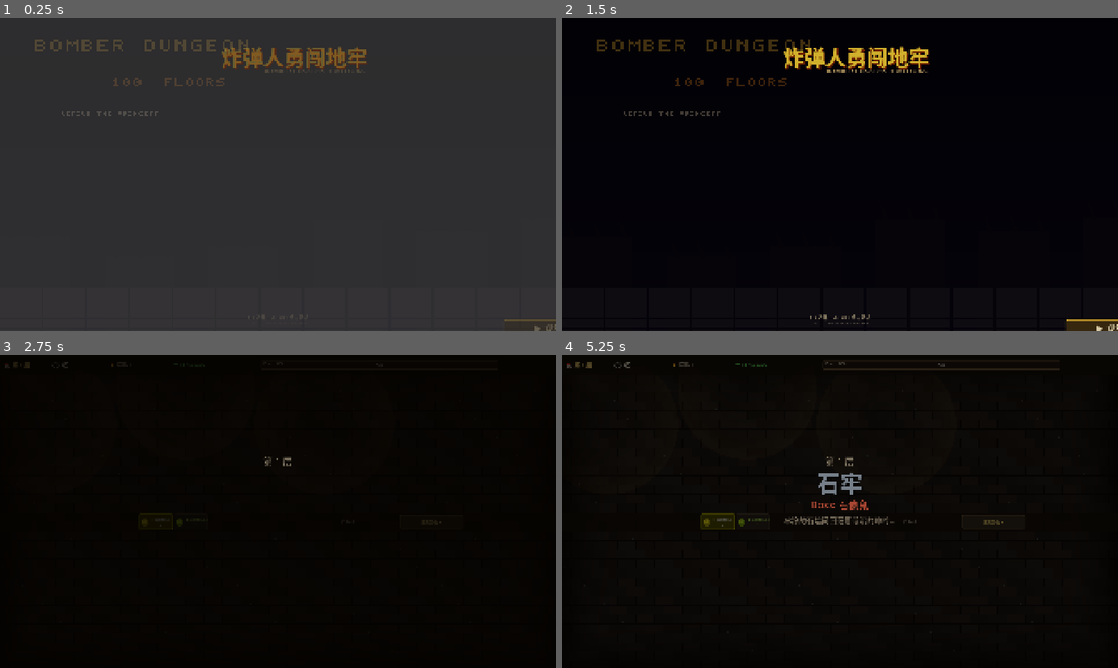
Above: before the commit, frames 1-4 (two rows, left to right).
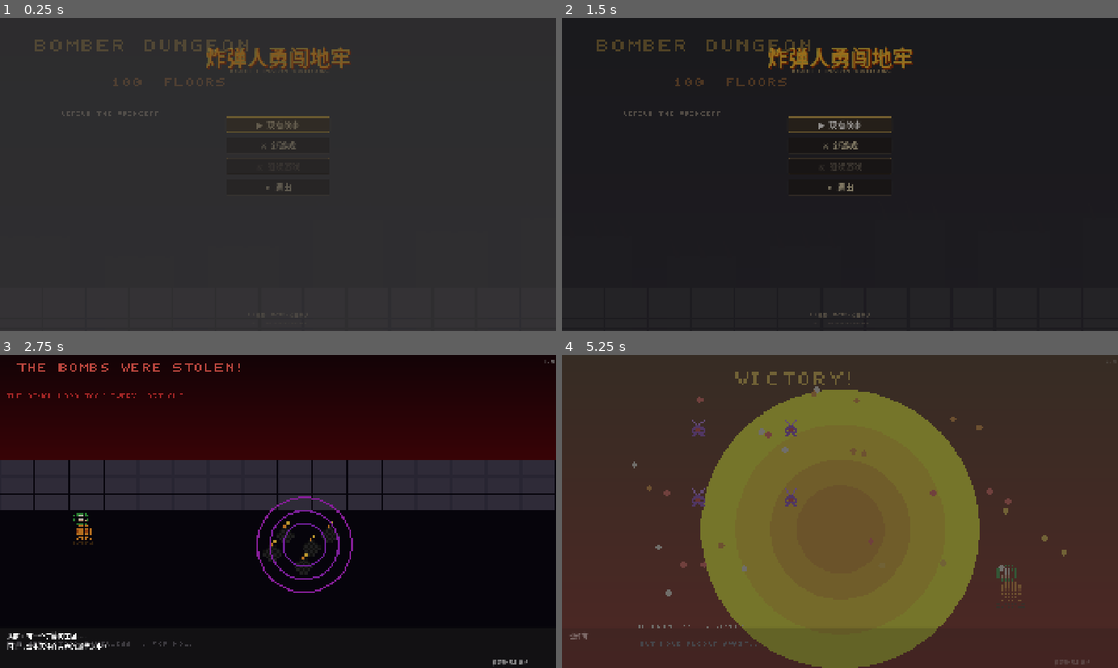
Above: after the commit, the same moments.

Repository: w835041951-dotcom/AGame
Game: Godot game, scene res://scenes/ui/TitleScreen.tscn
Two runs of this game, one before a commit and one after it. Both use one fixed random seed, a clock stepped at 60 frames per second and the inputs below.
Inputs (mouse positions are in pixels of both pictures, inside the frame that each line leads up to):
- Up to frame 1 (0.25 s): no input
- Up to frame 2 (1.5 s): tap Enter at 0.5, 0.6 s; move the mouse to (962, 158) at 0.52 s; hold Up 0.53-1.25 s; click (962, 158) at 0.67 s; tap Space at 0.77 s; click (840, 124) at 1.25 s, where only the run after the commit has a clickable "▶ 观看故事"
- Up to frame 3 (2.75 s): move the mouse to (166, 527) at 2.02 s; hold Down from 2.03 s (still down); tap Keypad Enter at 2.1 s; tap Space at 2.27 s
- Up to frame 4 (5.25 s): move the mouse to (895, 442) at 2.77 s; release Down at 2.78 s; hold Up 2.78-3.5 s; tap Enter at 2.85, 5.1 s; click (717, 520) at 3.5 s, where only the run before the commit has a clickable "↔ 横穿透 Lv.1 [2]"; move the mouse to (812, 574) at 4.27 s; hold Up 4.28-5.03 s; tap Keypad Enter at 4.35 s; click (812, 574) at 4.42 s; tap Space at 4.52 s; move the mouse to (1006, 558) at 5.02 s; hold Down from 5.03 s (still down)

The runs differ from the first frame. In frame 1, 1.8% of the frame differs, in the area x 37-100%, y 9-100%; in frame 2, 42%; in frame 3, 39%; in frame 4, 100%, in the area x 0-100%, y 0-100%.

Commit message:
Fix title screen UI misalignment
All UI elements were mixing set_anchors_preset() with manual position assignment.
PRESET_CENTER/TOP_WIDE/BOTTOM_WIDE shift the anchor point, so subsequent
position values become relative offsets instead of absolute screen coords,
causing layout drift at non-default resolutions.

Fix: use PRESET_TOP_LEFT (anchor at 0,0) + explicit absolute coordinates
for all labels and the menu VBoxContainer.

Co-Authored-By: Claude Sonnet 4.6 <noreply@anthropic.com>

Diff:
--- a/scripts/ui/TitleScreen.gd
+++ b/scripts/ui/TitleScreen.gd
@@ -55,9 +55,9 @@
 	var title_lbl = Label.new()
 	title_lbl.text = "炸弹人勇闯地牢"
 	title_lbl.horizontal_alignment = HORIZONTAL_ALIGNMENT_CENTER
-	title_lbl.set_anchors_preset(Control.PRESET_TOP_WIDE)
-	title_lbl.position.y = 80
-	title_lbl.size.y = 120
+	title_lbl.set_anchors_preset(Control.PRESET_TOP_LEFT)
+	title_lbl.position = Vector2(0, 80)
+	title_lbl.size = Vector2(1920, 120)
 	title_lbl.add_theme_font_size_override("font_size", 72)
 	title_lbl.add_theme_color_override("font_color", Color(0.95, 0.80, 0.20))
 	title_lbl.add_theme_color_override("font_shadow_color", Color(0.5, 0.15, 0.0, 0.9))
@@ -68,17 +68,17 @@
 	var sub_lbl = Label.new()
 	sub_lbl.text = "BOMBER DUNGEON  100 FLOORS"
 	sub_lbl.horizontal_alignment = HORIZONTAL_ALIGNMENT_CENTER
-	sub_lbl.set_anchors_preset(Control.PRESET_TOP_WIDE)
-	sub_lbl.position.y = 168
-	sub_lbl.size.y = 40
+	sub_lbl.set_anchors_preset(Control.PRESET_TOP_LEFT)
+	sub_lbl.position = Vector2(0, 168)
+	sub_lbl.size = Vector2(1920, 40)
 	sub_lbl.add_theme_font_size_override("font_size", 22)
 	sub_lbl.add_theme_color_override("font_color", Color(0.65, 0.55, 0.35))
 	add_child(sub_lbl)
 
 	# ── 菜单容器 ──
 	var menu_vbox = VBoxContainer.new()
-	menu_vbox.set_anchors_preset(Control.PRESET_CENTER)
-	menu_vbox.position = Vector2(1920/2.0 - 180, 500)
+	menu_vbox.set_anchors_preset(Control.PRESET_TOP_LEFT)
+	menu_vbox.position = Vector2(1920 / 2.0 - 180, 340)
 	menu_vbox.size = Vector2(360, 280)
 	menu_vbox.add_theme_constant_override("separation", 16)
 	add_child(menu_vbox)
@@ -105,8 +105,9 @@
 	# ── 版权/版本 ──
 	var ver_lbl = Label.new()
 	ver_lbl.text = "v0.1  --  MADE WITH GODOT 4"
-	ver_lbl.set_anchors_preset(Control.PRESET_BOTTOM_WIDE)
-	ver_lbl.position.y = -36
+	ver_lbl.set_anchors_preset(Control.PRESET_TOP_LEFT)
+	ver_lbl.position = Vector2(0, 1080 - 36)
+	ver_lbl.size = Vector2(1920, 28)
 	ver_lbl.horizontal_alignment = HORIZONTAL_ALIGNMENT_CENTER
 	ver_lbl.add_theme_font_size_override("font_size", 14)
 	ver_lbl.add_theme_color_override("font_color", Color(0.35, 0.32, 0.28))
@@ -115,8 +116,9 @@
 	# ── 操作提示 ──
 	var hint_lbl = Label.new()
 	hint_lbl.text = "↑↓ 选择    ENTER / 点击 确认"
-	hint_lbl.set_anchors_preset(Control.PRESET_BOTTOM_WIDE)
-	hint_lbl.position.y = -60
+	hint_lbl.set_anchors_preset(Control.PRESET_TOP_LEFT)
+	hint_lbl.position = Vector2(0, 1080 - 68)
+	hint_lbl.size = Vector2(1920, 28)
 	hint_lbl.horizontal_alignment = HORIZONTAL_ALIGNMENT_CENTER
 	hint_lbl.add_theme_font_size_override("font_size", 16)
 	hint_lbl.add_theme_color_override("font_color", Color(0.55, 0.50, 0.40))
